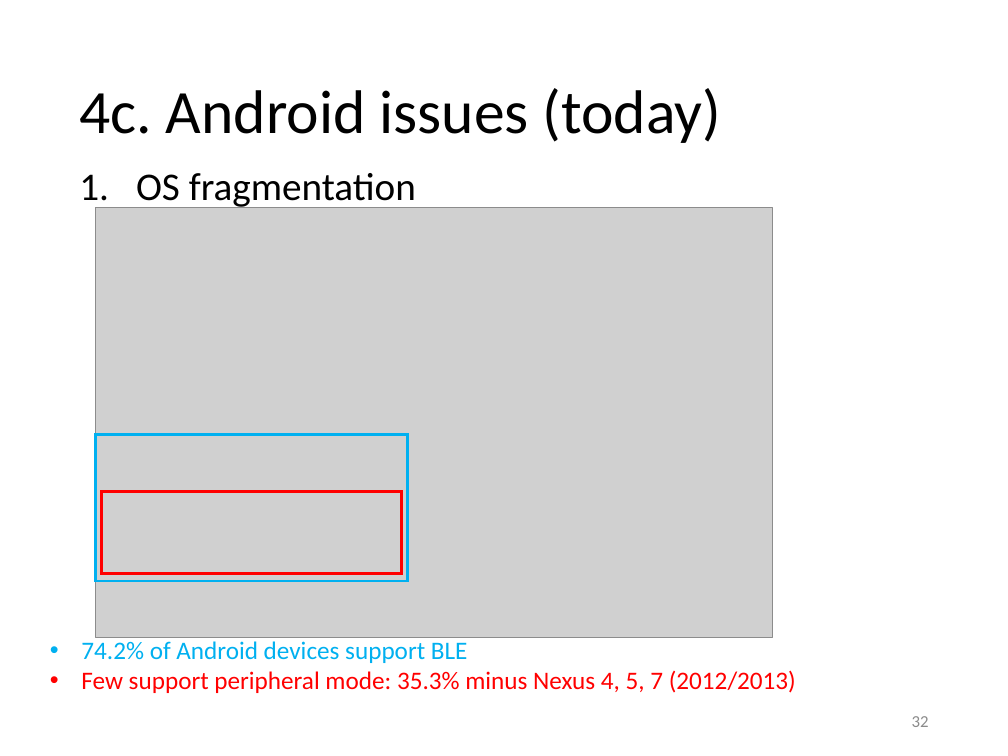
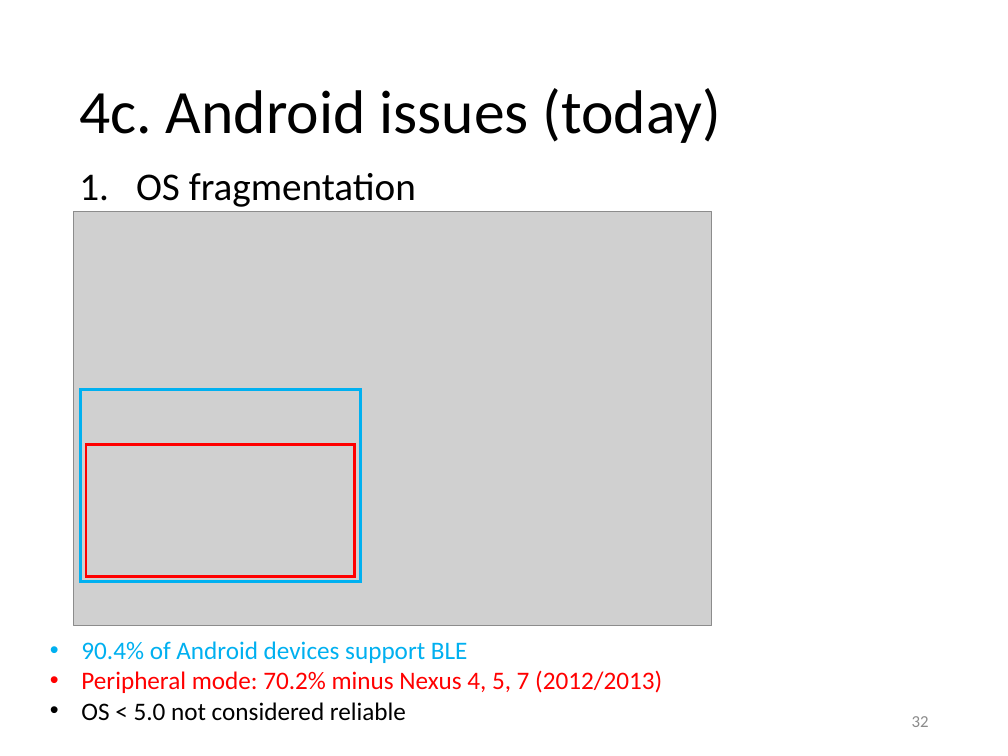
Before and after one commit to yeokm1/intro-to-ble, a slide deck: slide 32 of intro to ble.pptx. Drawn at 1008x756 pixels with LibreOffice and Linux fonts; fonts in the diff are those of the drawing; grey boxes stand for pictures. Boxes give left, top, right and bottom in pixels: in the first picture for what was removed or moved away, otherwise in the second. Text is boxed around its words. In the diff, an @@ line names an element or a change of style, - is before the commit and + after.

```diff
--- a/intro to ble.pptx
+++ b/intro to ble.pptx
@@ picture: place and size @@
-picture at bbox=[96, 208, 772, 638]
+picture at bbox=[74, 211, 712, 625]
@@ rectangle: place and size @@
-rectangle at bbox=[96, 434, 407, 581]
+rectangle at bbox=[81, 389, 360, 581]
@@ rectangle: place and size @@
-rectangle at bbox=[102, 492, 401, 574]
+rectangle at bbox=[86, 445, 354, 577]
@@ text at bbox=[81, 641, 662, 721]: text changed @@
-• 74.2% of Android devices support BLE
-• Few support peripheral mode: 35.3% minus Nexus 4, 5, 7 (2012/2013)
+• 90.4% of Android devices support BLE
+• Peripheral mode: 70.2% minus Nexus 4, 5, 7 (2012/2013)
+• OS < 5.0 not considered reliable
```
Also in this commit, not shown: 18 other slides changed.
